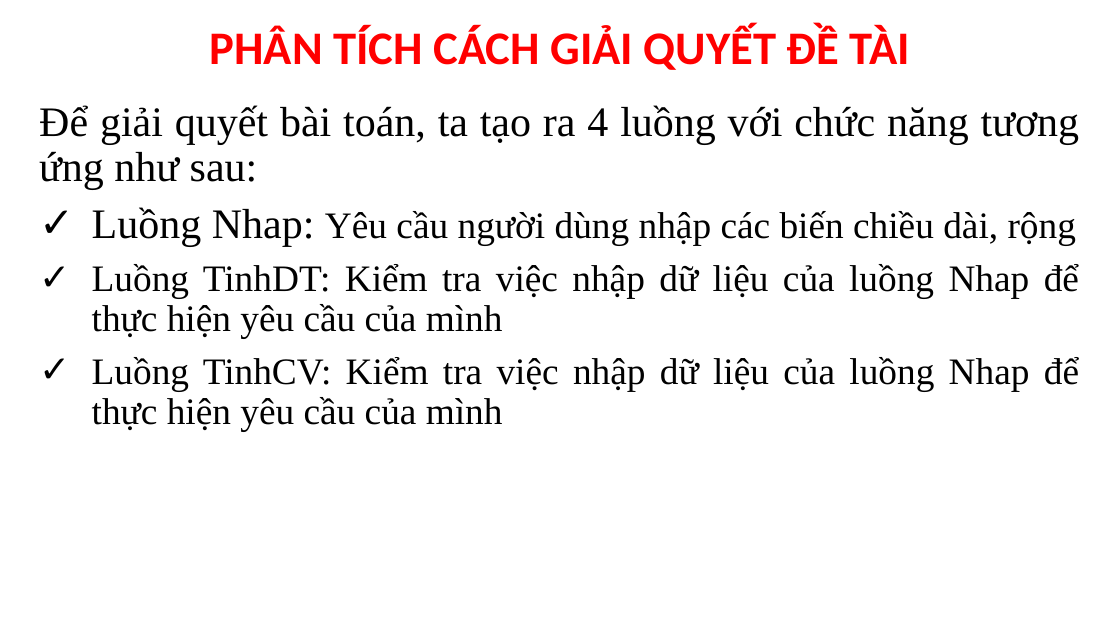
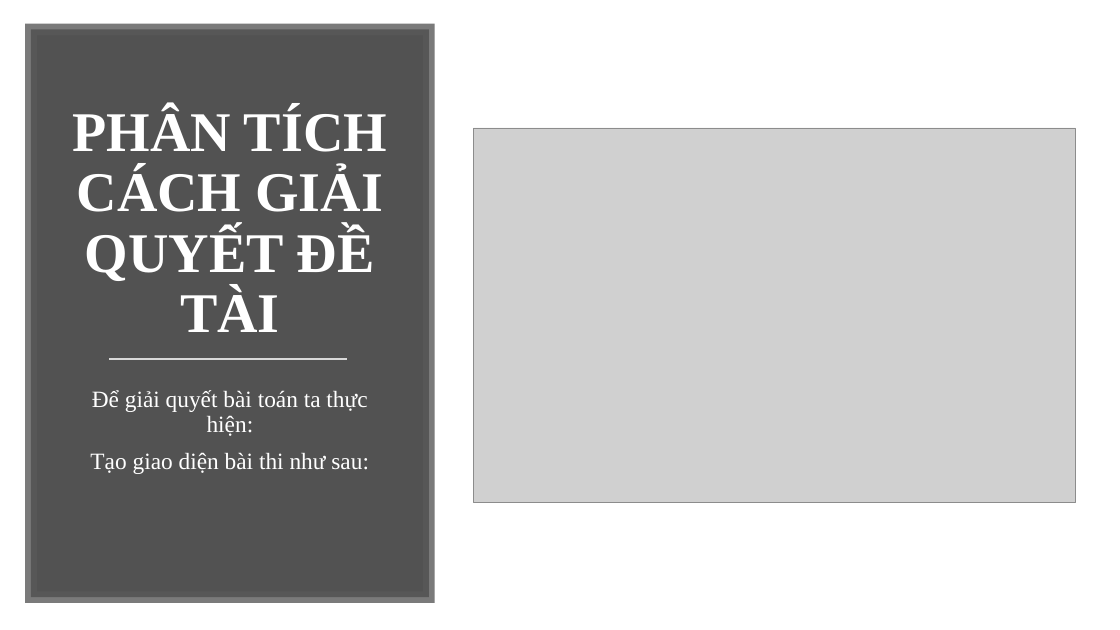
Before and after one commit to brucelee7/exam, a slide deck: slide 6 of SLIDE BAO CAO DE TAI.pptx (slide 4 before the commit). Drawn at 1120x630 pixels with LibreOffice and Linux fonts; fonts in the diff are those of the drawing; grey boxes stand for pictures. Boxes give left, top, right and bottom in pixels: in the first picture for what was removed or moved away, otherwise in the second. Text is boxed around its words. In the diff, an @@ line names an element or a change of style, - is before the commit and + after.

Commit message:
Finish slide

```diff
--- a/SLIDE BAO CAO DE TAI.pptx
+++ b/SLIDE BAO CAO DE TAI.pptx
@@ rectangle added at (31, 29, 429, 597), fill #404040 at 90% opacity, outline #595959 10 pt @@
@@ text "PHÂN TÍCH CÁCH GIẢI QUYẾT ...": place and size @@
-text "PHÂN TÍCH CÁCH GIẢI QUYẾT ..." at (210, 25, 910, 70)
+text "PHÂN TÍCH CÁCH GIẢI QUYẾT ..." at (73, 108, 387, 332)
@@ text "PHÂN TÍCH CÁCH GIẢI QUYẾT ..." at (73, 108, 387, 332): size 40 to 48 pt, font Calibri to Times New Roman, text colour #FF0000 to #FFFFFF; more space between paragraphs @@
@@ picture added at (474, 128, 1076, 502) @@
@@ line added from (109, 360) to (347, 360), #D9D9D9 1.75 pt @@
@@ subtitle at (90, 390, 369, 474): text changed; size 32 to 20 pt; text colour #000000 to #FFFFFF @@
-Để giải quyết bài toán, ta tạo ra 4 luồng với chức năng tương ứng như sau:
-✓ Luồng Nhap: Yêu cầu người dùng nhập các biến chiều dài, rộng
-✓ Luồng TinhDT: Kiểm tra việc nhập dữ liệu của luồng Nhap để thực hiện yêu cầu của mình
-✓ Luồng TinhCV: Kiểm tra việc nhập dữ liệu của luồng Nhap để thực hiện yêu cầu của mình
+Để giải quyết bài toán ta thực hiện:
+Tạo giao diện bài thi như sau:
```
Also in this commit, not shown: 3 other slides changed, 19 slides added, 7 slides removed.
